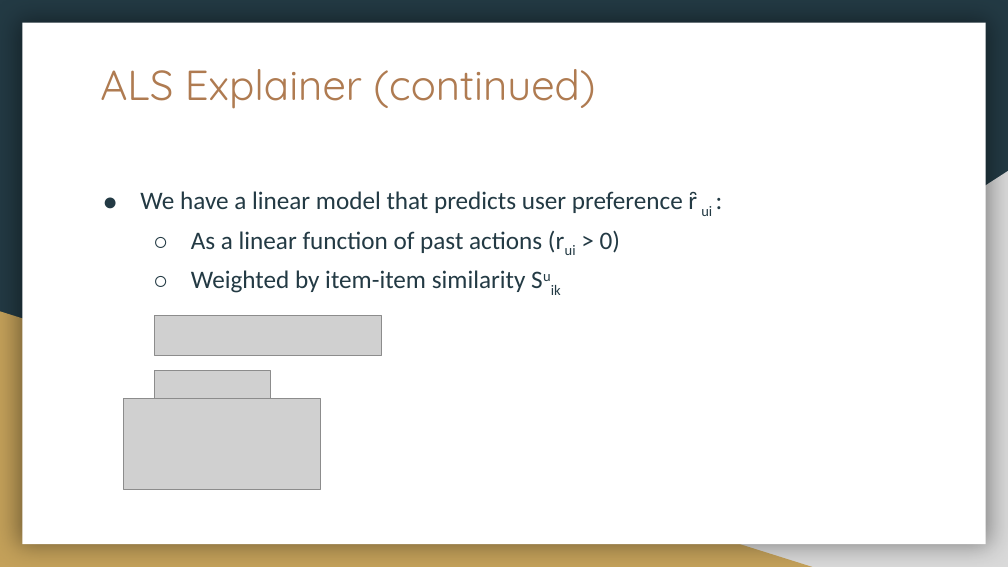
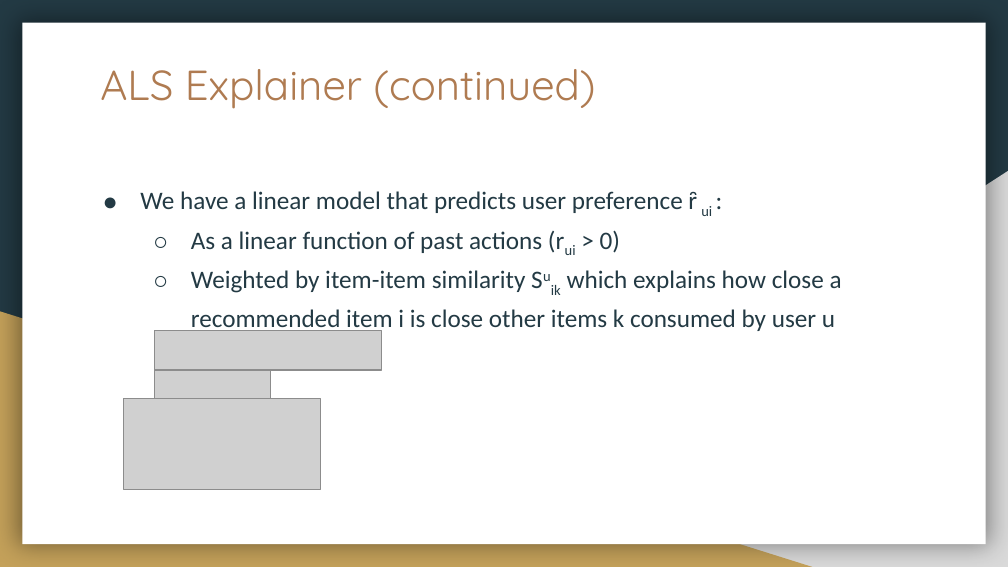
Before and after one commit to aidowu1/Hands-on-Intro-to-building-Explainability-for-RecSys, a slide deck: slide 26 of Presentation/Hands-on Intro to developing Explainability for Recommendation Systems.pptx (slide 25 before the commit). Drawn at 1008x567 pixels with LibreOffice and Linux fonts; fonts in the diff are those of the drawing; grey boxes stand for pictures. Boxes give left, top, right and bottom in pixels: in the first picture for what was removed or moved away, otherwise in the second. Text is boxed around its words. In the diff, an @@ line names an element or a change of style, - is before the commit and + after.

```diff
--- a/Presentation/Hands-on Intro to developing Explainability for Recommendation Systems.pptx
+++ b/Presentation/Hands-on Intro to developing Explainability for Recommendation Systems.pptx
@@ text at (x1=191, y1=270, x2=842, y2=334): text changed @@
-  ○ Weighted by item-item similarity Suik
+  ○ Weighted by item-item similarity Suik which explains how close a recommended item i is close other items k consumed by user u
@@ picture moved from (x1=154, y1=316, x2=381, y2=356) to (x1=154, y1=331, x2=381, y2=371) @@
```
Also in this commit, not shown: 11 other slides changed, 5 slides added, 1 slide removed, 9 other files.
